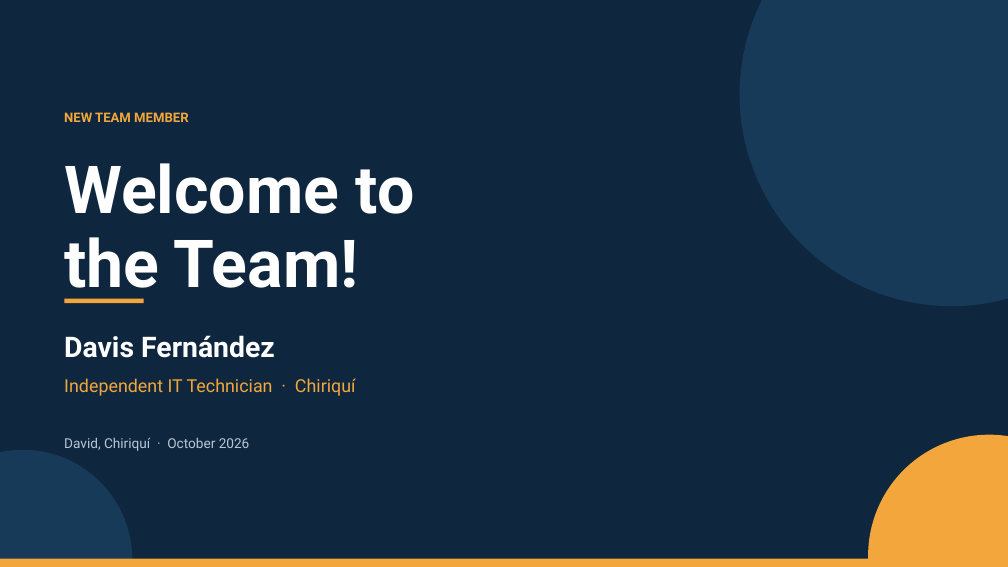
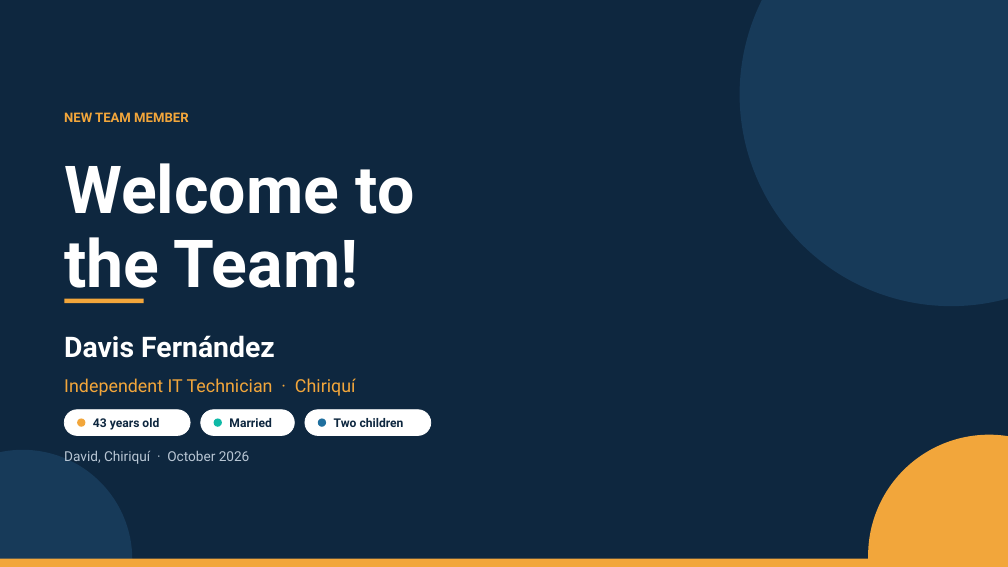
Before and after one commit to Davisday13/welcome-kit-induction, a slide deck: slide 1 of Induction_Project_Davis_Fernandez_FINAL.pptx. Drawn at 1008x567 pixels with LibreOffice and Linux fonts; fonts in the diff are those of the drawing. Boxes give left, top, right and bottom in pixels: in the first picture for what was removed or moved away, otherwise in the second. Text is boxed around its words. In the diff, an @@ line names an element or a change of style, - is before the commit and + after.

Commit message:
Mover datos personales a la portada (slide 1)

```diff
--- a/Induction_Project_Davis_Fernandez_FINAL.pptx
+++ b/Induction_Project_Davis_Fernandez_FINAL.pptx
@@ rounded rectangle added at bbox=[64, 410, 191, 436], fill #FFFFFF, outline #FFFFFF 0.75 pt @@
@@ ellipse added at bbox=[77, 419, 85, 427], fill #F2A63B @@
@@ text added at bbox=[93, 418, 159, 430], 11.5 pt, text #0E273F, bold @@
+43 years old
@@ rounded rectangle added at bbox=[201, 410, 295, 436], fill #FFFFFF, outline #FFFFFF 0.75 pt @@
@@ ellipse added at bbox=[214, 419, 222, 427], fill #0FB9A6 @@
@@ text added at bbox=[229, 418, 271, 427], 11.5 pt, text #0E273F, bold @@
+Married
@@ rounded rectangle added at bbox=[305, 410, 431, 436], fill #FFFFFF, outline #FFFFFF 0.75 pt @@
@@ ellipse added at bbox=[318, 419, 326, 427], fill #1F6F9E @@
@@ text added at bbox=[334, 418, 404, 427], 11.5 pt, text #0E273F, bold @@
+Two children
@@ text "David, Chiriquí · October 2026": place and size @@
-text "David, Chiriquí · October 2026" at bbox=[64, 437, 250, 451]
+text "David, Chiriquí · October 2026" at bbox=[64, 450, 250, 464]
```
Also in this commit, not shown: 1 other slide changed, 8 other files.
